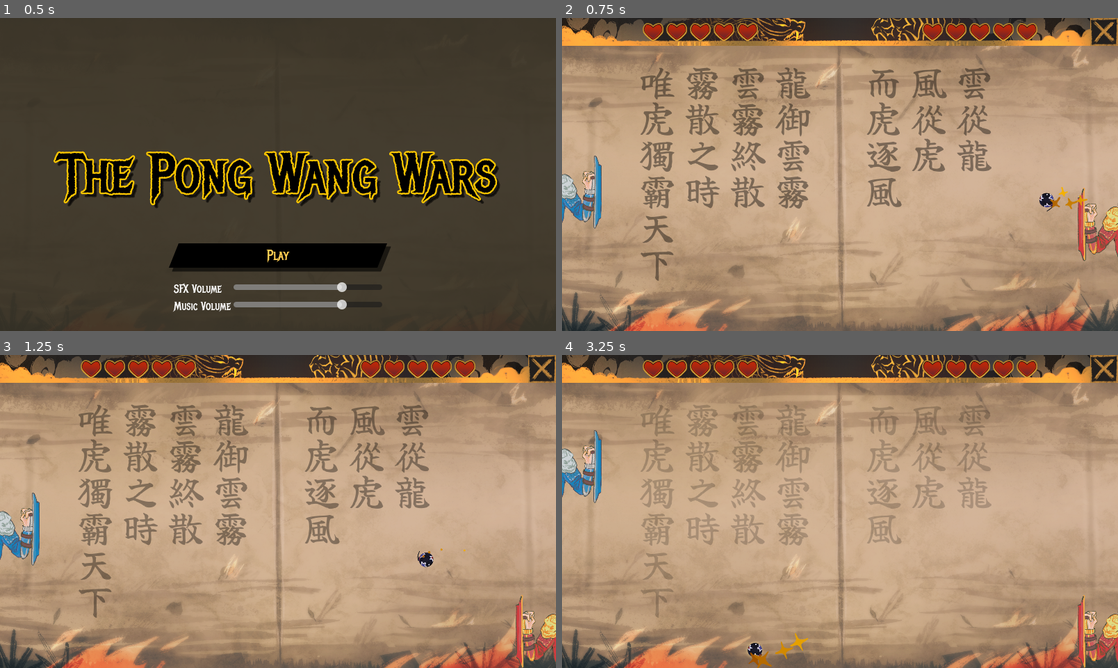
Above: before the commit, frames 1-4 (two rows, left to right).
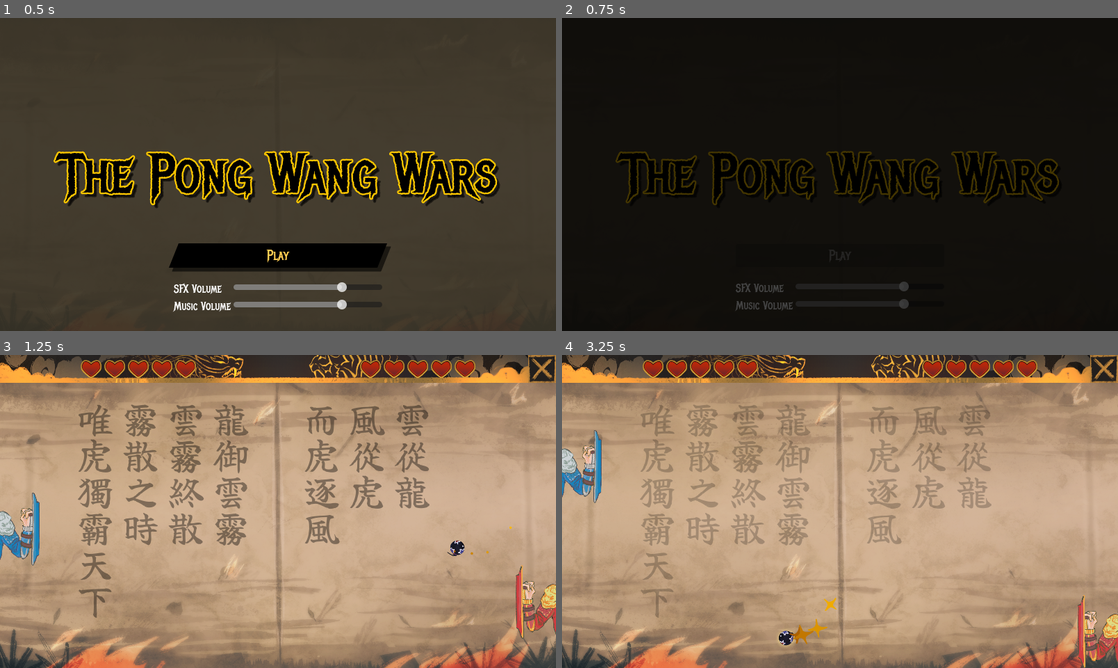
Above: after the commit, the same moments.

Repository: parrotwise/gmtk26-pong
Game: Godot game, scene res://Menu/main_menu.tscn
Same seed, same stepped clock (60 frames per second), same inputs: the game is played once before the commit and once after it. Sound files missing from this copy of the repository are replaced by a short silence.
Inputs:
- Up to frame 1 (0.5 s): no input
- Up to frame 2 (0.75 s): click "Play" at 0.5 s
- Up to frame 3 (1.25 s): no input
- Up to frame 4 (3.25 s): hold Up (ui_up) 1.28-2.03 s; hold Down (ui_down) 2.03-2.78 s; hold Up (ui_up) from 2.78 s (still down)

Frame 1 is identical in both runs. In frame 2, 99% of the frame differs, in the area x 0-100%, y 0-100%; in frame 3, 1.7%; in frame 4, 0.6%.

Commit message:
feature: new transition fade visual

Diff:
--- a/Menu/main_menu.gd
+++ b/Menu/main_menu.gd
@@ -32,10 +32,22 @@
 
 # Go to game scene
 func _on_play() -> void:
+	play_button.disabled = true
+	get_tree().paused = false
+
+	game_scene.process_mode = PROCESS_MODE_DISABLED
+
+	await Transition.fade_in_black()
+
 	game_scene.show()
 	GameManager.reset()
-	get_tree().paused = false
 	menu.hide()
+
+	game_scene.process_mode = PROCESS_MODE_INHERIT
+
+	await Transition.fade_out_black()
+
+	play_button.disabled = false
 
 # Return to main menu on game end.
 func _game_end() -> void:
@@ -44,15 +56,29 @@
 		victory_defeat_label.text = "Victory"
 	else:
 		victory_defeat_label.text = "Defeat"
-	get_tree().paused = true
 
-	# Wait a bit
+	game_scene.process_mode = PROCESS_MODE_DISABLED
+
+	victory_defeat_label.modulate.a = 0.0
+	victory_defeat_label.show()
+
+	var fade_duration = 0.4
+
+	# Fade in the label
+	var tween = create_tween()
+	tween.tween_property(victory_defeat_label, "modulate:a", 1.0, fade_duration)
+	await tween.finished
+
 	await get_tree().create_timer(1.0).timeout
 
-	# Return to main menu
+	# return to menu with the fade to black transition
+	await Transition.fade_in_black(0.5)
+
 	victory_defeat_label.text = ""
 	game_scene.hide()
 	menu.show()
+
+	await Transition.fade_out_black(0.5)
 
 # Set the Volume
 func _set_music_volume(value: float):
--- /dev/null
+++ b/Scenes/transition.tscn
@@ -0,0 +1,17 @@
+[gd_scene format=3 uid="uid://dk1x3gggk316p"]
+
+[ext_resource type="Script" uid="uid://cf5fbgoc7ptct" path="res://Scripts/transition.gd" id="1_jnsx0"]
+
+[node name="CanvasLayer" type="CanvasLayer" unique_id=1490008967]
+script = ExtResource("1_jnsx0")
+fade_duration = 0.25
+
+[node name="ColorRect" type="ColorRect" parent="." unique_id=789823579]
+modulate = Color(1, 1, 1, 0)
+anchors_preset = 15
+anchor_right = 1.0
+anchor_bottom = 1.0
+grow_horizontal = 2
+grow_vertical = 2
+mouse_filter = 2
+color = Color(0, 0, 0, 1)
--- /dev/null
+++ b/Scripts/transition.gd
@@ -0,0 +1,29 @@
+extends CanvasLayer
+
+signal faded_in_black
+signal faded_out_black
+
+
+@export var fade_duration: float = 0.5
+@export var color: Color = Color.BLACK
+
+@onready var color_rect: ColorRect = $ColorRect
+
+### CHANGE IF YOU WANT SOMETHING OTHER THAN FADE - Zerok
+
+func _ready() -> void:
+	color_rect.color = color
+	color_rect.modulate.a = 0.0
+
+func fade_in_black(duration: float = fade_duration) -> void:
+	var tween = create_tween()
+	tween.tween_property(color_rect, "modulate:a", 1.0, duration)
+	await tween.finished
+	faded_in_black.emit()
+
+func fade_out_black(duration: float = fade_duration) -> void:
+	color_rect.modulate.a = 1.0
+	var tween = create_tween()
+	tween.tween_property(color_rect, "modulate:a", 0.0, duration)
+	await tween.finished
+	faded_out_black.emit()
--- a/project.godot
+++ b/project.godot
@@ -21,6 +21,7 @@
 RandUtil="*uid://cg4b22r31tmss"
 GameManager="*uid://jxfpimqr4msc"
 AudioManager="*uid://eusu76adkhm4"
+Transition="*uid://dk1x3gggk316p"
 
 [display]
 
Not shown, added: Scripts/transition.gd.uid
